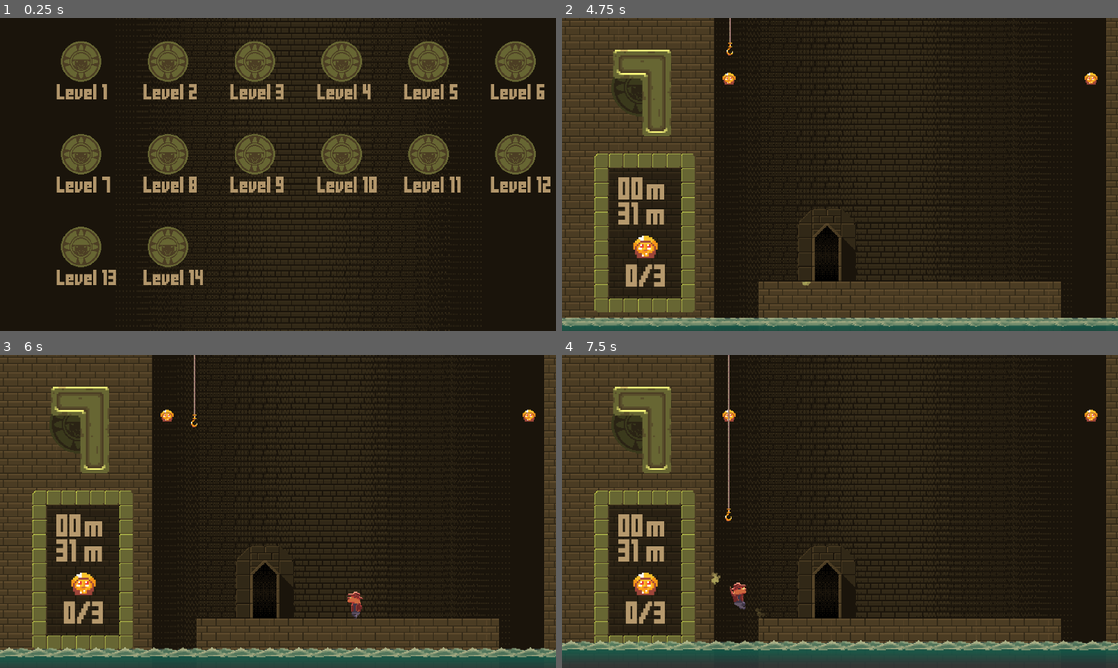
Above: before the commit, frames 1-4 (two rows, left to right).
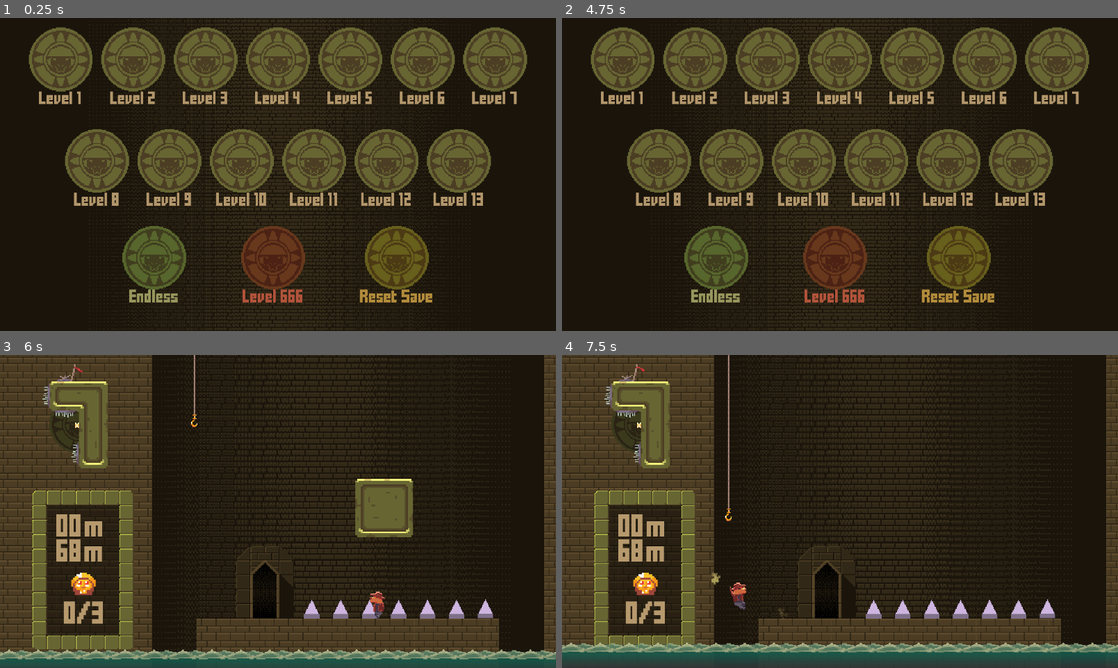
Above: after the commit, the same moments.

Repository: The-First-Pancake/gmtk-game-jam-2024
Game: Godot game, scene res://Levels/LevelSelect.tscn
The game is run twice, just before and just after one commit, with the same random seed, the same clock (stepped at 60 frames per second) and the same inputs. The engine's default icon, where the game draws it, is replaced by a stand-in: a white triangle on a blue panel in a dark square. Sound files missing from this copy of the repository are replaced by a short silence.
Inputs (mouse positions are in pixels of both pictures, inside the frame that each line leads up to):
- Up to frame 1 (0.25 s): no input
- Up to frame 2 (4.75 s): tap Enter at 0.5 s; move the mouse to (645, 61) at 0.52 s; press the mouse at (645, 61) at 0.53 s; hold Right (move_right) 0.53-2.03 s; tap Space (jump) at 0.77, 1.52, 3.02, 3.77, 4.52 s; move the mouse to (639, 86) at 1.27 s; release the mouse at (639, 86) at 1.28 s; click (639, 86) at 1.35 s; move the mouse to (895, 105) at 2.02 s; press the mouse at (895, 105) at 2.03 s; hold Left (move_left) 2.03-2.78 s; right-click (895, 105) at 2.1 s; move the mouse to (812, 237) at 2.77 s; release the mouse at (812, 237) at 2.78 s; hold Right (move_right) 2.78-4.28 s; click (812, 237) at 2.85 s; move the mouse to (1006, 221) at 3.52 s; press the mouse at (1006, 221) at 3.53 s; tap Escape (ui_cancel) at 4.15 s; move the mouse to (728, 61) at 4.27 s; release the mouse at (728, 61) at 4.28 s; hold Left (move_left) from 4.28 s (still down); right-click (728, 61) at 4.35 s; click (728, 61) at 4.55 s
- Up to frame 3 (6 s): tap P (skip_level, bound only after the commit) at 4.9 s; move the mouse to (305, 511) at 5.02 s; release Left (move_left) at 5.03 s; press the mouse at (305, 511) at 5.03 s; hold Right (move_right) 5.03-5.78 s; move the mouse to (194, 433) at 5.77 s; release the mouse at (194, 433) at 5.78 s; hold Left (move_left) from 5.78 s (still down); click (194, 433) at 5.85 s
- Up to frame 4 (7.5 s): tap Space (jump) at 6.02, 6.77 s; move the mouse to (962, 495) at 6.52 s; press the mouse at (962, 495) at 6.53 s; right-click (962, 495) at 6.6 s; move the mouse to (728, 527) at 7.27 s; release Left (move_left) at 7.28 s; release the mouse at (728, 527) at 7.28 s; hold Right (move_right) from 7.28 s (still down); click (728, 527) at 7.35 s

The runs differ from the first frame. In frame 1, 36% of the frame differs, in the area x 5-99%, y 0-100%; in frame 2, 57%, in the area x 0-100%, y 0-100%; in frame 3, 7.0%; in frame 4, 5.0%.
Error after the commit: Invalid access to property or key 'idols_collected' on a base object of type 'previously freed'. (res://Scripts/GameManager.gd:63)

Commit message:
Game Save System and level select re-write

Diff:
--- /dev/null
+++ b/Levels/Game Saves/GameSave.gd
@@ -0,0 +1,29 @@
+class_name GameSave
+extends Resource
+
+@export var levels_complete: Array[LevelCompleteData] = []
+@export var endless_high_score: int = 0
+
+func is_level_complete(level: PackedScene) -> bool:
+	for level_data: LevelCompleteData in levels_complete:
+		if level_data.level == level:
+			return true
+	return false
+
+func how_many_idols(level: PackedScene) -> int:
+	for level_data: LevelCompleteData in levels_complete:
+		if level_data.level == level:
+			return level_data.idols
+	return 0
+
+func complete_level(level: PackedScene, idols: int) -> void:
+	for level_data: LevelCompleteData in levels_complete:
+		if level_data.level == level:
+			level_data.idols = max(level_data.idols, idols)
+			return
+
+	var new_level_data: LevelCompleteData = LevelCompleteData.new()
+	new_level_data.level = level
+	new_level_data.idols = idols
+
+	levels_complete.append(new_level_data)
--- /dev/null
+++ b/Levels/Game Saves/LevelCompeteData.gd
@@ -0,0 +1,5 @@
+class_name LevelCompleteData
+extends Resource
+
+@export var level: PackedScene
+@export var idols: int
--- /dev/null
+++ b/Levels/Game Saves/Starting_Save.tres
@@ -0,0 +1,6 @@
+[gd_resource type="Resource" script_class="GameSave" load_steps=2 format=3 uid="uid://c6sx65edmv72k"]
+
+[ext_resource type="Script" path="res://Levels/Game Saves/GameSave.gd" id="1_1uafu"]
+
+[resource]
+script = ExtResource("1_1uafu")
--- a/Levels/LevelSelect.tscn
+++ b/Levels/LevelSelect.tscn
@@ -1,28 +1,187 @@
-[gd_scene load_steps=5 format=3 uid="uid://dkkns7jwrd842"]
+[gd_scene load_steps=17 format=3 uid="uid://dkkns7jwrd842"]
 
 [ext_resource type="Script" path="res://Scripts/LevelSelect.gd" id="1_7k26d"]
 [ext_resource type="Texture2D" uid="uid://bqfeqtdw7xcxo" path="res://Art/Sprites/Backgrounds/background.png" id="1_24j1o"]
 [ext_resource type="PackedScene" uid="uid://b3q4i4rqf26xp" path="res://Prefabs/LevelWeenie.tscn" id="3_66fh1"]
+[ext_resource type="PackedScene" uid="uid://7amxmfedeq7u" path="res://Levels/World1/temple_66_hell.tscn" id="4_ptxlh"]
+[ext_resource type="Script" path="res://Levels/Reset_Save.gd" id="5_14hdt"]
+[ext_resource type="Texture2D" uid="uid://cm1bxb5y7kb" path="res://Art/Sprites/UI/ui_throbber.png" id="6_gtpwf"]
+[ext_resource type="FontFile" uid="uid://ck4uibtfurjl4" path="res://Fonts/FFFFORWA.TTF" id="7_rccux"]
+[ext_resource type="Texture2D" uid="uid://cra8a72oqq7vi" path="res://Art/Sprites/Idol.png" id="8_fxcsu"]
+[ext_resource type="Texture2D" uid="uid://dcxkuua4cd4st" path="res://Art/Sprites/fire_small.png" id="9_wrau7"]
 
 [sub_resource type="CanvasItemMaterial" id="CanvasItemMaterial_pwuex"]
 light_mode = 1
 
-[node name="LevelSelect" type="Node2D"]
-position = Vector2(11, -5)
+[sub_resource type="LabelSettings" id="LabelSettings_d7721"]
+font = ExtResource("7_rccux")
+font_size = 35
+font_color = Color(0.7, 0.588, 0.42, 1)
+
+[sub_resource type="AtlasTexture" id="AtlasTexture_8is8u"]
+atlas = ExtResource("9_wrau7")
+region = Rect2(0, 0, 3, 6)
+
+[sub_resource type="AtlasTexture" id="AtlasTexture_udlu0"]
+atlas = ExtResource("9_wrau7")
+region = Rect2(3, 0, 3, 6)
+
+[sub_resource type="AtlasTexture" id="AtlasTexture_deems"]
+atlas = ExtResource("9_wrau7")
+region = Rect2(6, 0, 3, 6)
+
+[sub_resource type="AtlasTexture" id="AtlasTexture_auh6p"]
+atlas = ExtResource("9_wrau7")
+region = Rect2(9, 0, 3, 6)
+
+[sub_resource type="SpriteFrames" id="SpriteFrames_8jjmw"]
+animations = [{
+"frames": [{
+"duration": 1.0,
+"texture": SubResource("AtlasTexture_8is8u")
+}, {
+"duration": 1.0,
+"texture": SubResource("AtlasTexture_udlu0")
+}, {
+"duration": 1.0,
+"texture": SubResource("AtlasTexture_deems")
+}, {
+"duration": 1.0,
+"texture": SubResource("AtlasTexture_auh6p")
+}],
+"loop": true,
+"name": &"default",
+"speed": 7.0
+}]
+
+[node name="LevelSelect" type="Control"]
+layout_mode = 3
+anchors_preset = 15
+anchor_right = 1.0
+anchor_bottom = 1.0
+grow_horizontal = 2
+grow_vertical = 2
 script = ExtResource("1_7k26d")
 weenie_prefab = ExtResource("3_66fh1")
 
-[node name="Parallax2D" type="Parallax2D" parent="."]
-z_index = -4096
-scroll_scale = Vector2(0.5, 0.5)
-
-[node name="Background" type="TextureRect" parent="Parallax2D"]
+[node name="Background" type="TextureRect" parent="."]
 texture_filter = 1
 material = SubResource("CanvasItemMaterial_pwuex")
-offset_left = -1861.0
-offset_top = -1245.0
-offset_right = 72.0
-offset_bottom = -505.0
-scale = Vector2(3, 5)
+layout_mode = 1
+anchors_preset = 15
+anchor_right = 1.0
+anchor_bottom = 1.0
+offset_left = -36.0
+offset_top = -22.0
+offset_right = -1316.0
+offset_bottom = -742.0
+grow_horizontal = 2
+grow_vertical = 2
+scale = Vector2(3.125, 3.125)
 texture = ExtResource("1_24j1o")
 stretch_mode = 1
+
+[node name="MarginContainer" type="MarginContainer" parent="."]
+layout_mode = 1
+anchors_preset = 15
+anchor_right = 1.0
+anchor_bottom = 1.0
+grow_horizontal = 2
+grow_vertical = 2
+theme_override_constants/margin_left = 50
+theme_override_constants/margin_top = 50
+theme_override_constants/margin_right = 50
+theme_override_constants/margin_bottom = 50
+
+[node name="HBoxContainer" type="VBoxContainer" parent="MarginContainer"]
+layout_mode = 2
+
+[node name="Weenie Container" type="HFlowContainer" parent="MarginContainer/HBoxContainer"]
+unique_name_in_owner = true
+layout_mode = 2
+size_flags_horizontal = 3
+theme_override_constants/h_separation = 30
+theme_override_constants/v_separation = 20
+alignment = 1
+
+[node name="VBoxContainer" type="HBoxContainer" parent="MarginContainer/HBoxContainer"]
+layout_mode = 2
+theme_override_constants/separation = 190
+alignment = 1
+
+[node name="LevelWeenie" parent="MarginContainer/HBoxContainer/VBoxContainer" instance=ExtResource("3_66fh1")]
+modulate = Color(0.84375, 1, 0.868164, 1)
+layout_mode = 2
+override_text = "Endless"
+
+[node name="LevelWeenie2" parent="MarginContainer/HBoxContainer/VBoxContainer" instance=ExtResource("3_66fh1")]
+modulate = Color(1, 0.550781, 0.550781, 1)
+layout_mode = 2
+scene_to_load = ExtResource("4_ptxlh")
+override_text = "Level 666"
+
+[node name="LevelWeenie3" type="VBoxContainer" parent="MarginContainer/HBoxContainer/VBoxContainer"]
+modulate = Color(1, 0.92981, 0.550781, 1)
+custom_minimum_size = Vector2(220, 330)
+layout_mode = 2
+script = ExtResource("5_14hdt")
+
+[node name="Level Icon" type="TextureRect" parent="MarginContainer/HBoxContainer/VBoxContainer/LevelWeenie3"]
+custom_minimum_size = Vector2(220, 220)
+layout_mode = 2
+texture = ExtResource("6_gtpwf")
+stretch_mode = 5
+
+[node name="Level Title" type="Label" parent="MarginContainer/HBoxContainer/VBoxContainer/LevelWeenie3"]
+layout_mode = 2
+text = "Reset Save"
+label_settings = SubResource("LabelSettings_d7721")
+horizontal_alignment = 1
+
+[node name="HBoxContainer" type="HBoxContainer" parent="MarginContainer/HBoxContainer/VBoxContainer/LevelWeenie3"]
+custom_minimum_size = Vector2(0, 52)
+layout_mode = 2
+theme_override_constants/separation = 25
+alignment = 1
+
+[node name="Idol 1" type="TextureRect" parent="MarginContainer/HBoxContainer/VBoxContainer/LevelWeenie3/HBoxContainer"]
+visible = false
+layout_mode = 2
+texture = ExtResource("8_fxcsu")
+expand_mode = 2
+stretch_mode = 4
+
+[node name="Idol 2" type="TextureRect" parent="MarginContainer/HBoxContainer/VBoxContainer/LevelWeenie3/HBoxContainer"]
+visible = false
+layout_mode = 2
+texture = ExtResource("8_fxcsu")
+expand_mode = 2
+stretch_mode = 4
+
+[node name="Idol 3" type="TextureRect" parent="MarginContainer/HBoxContainer/VBoxContainer/LevelWeenie3/HBoxContainer"]
+visible = false
+layout_mode = 2
+texture = ExtResource("8_fxcsu")
+expand_mode = 2
+stretch_mode = 4
+
+[node name="CompletedFlames" type="Node2D" parent="MarginContainer/HBoxContainer/VBoxContainer/LevelWeenie3"]
+visible = false
+
+[node name="flame" type="AnimatedSprite2D" parent="MarginContainer/HBoxContainer/VBoxContainer/LevelWeenie3/CompletedFlames"]
+position = Vector2(87.1429, 101.429)
+scale = Vector2(3.15, 3.15)
+sprite_frames = SubResource("SpriteFrames_8jjmw")
+autoplay = "default"
+frame_progress = 0.832069
+
+[node name="flame2" type="AnimatedSprite2D" parent="MarginContainer/HBoxContainer/VBoxContainer/LevelWeenie3/CompletedFlames"]
+position = Vector2(132.857, 101.429)
+scale = Vector2(3.15, 3.15)
+sprite_frames = SubResource("SpriteFrames_8jjmw")
+autoplay = "default"
+frame_progress = 0.601985
+
+[connection signal="gui_input" from="MarginContainer/HBoxContainer/VBoxContainer/LevelWeenie3" to="MarginContainer/HBoxContainer/VBoxContainer/LevelWeenie3" method="_on_gui_input"]
+[connection signal="mouse_entered" from="MarginContainer/HBoxContainer/VBoxContainer/LevelWeenie3" to="MarginContainer/HBoxContainer/VBoxContainer/LevelWeenie3" method="_on_mouse_entered"]
+[connection signal="mouse_exited" from="MarginContainer/HBoxContainer/VBoxContainer/LevelWeenie3" to="MarginContainer/HBoxContainer/VBoxContainer/LevelWeenie3" method="_on_mouse_exited"]
--- /dev/null
+++ b/Levels/Reset_Save.gd
@@ -0,0 +1,20 @@
+extends VBoxContainer
+
+
+
+
+
+func _on_gui_input(event: InputEvent) -> void:
+	if event.is_action_pressed("drop_block"):
+		GameManager.setup_new_save()
+		get_tree().reload_current_scene()
+
+func _on_mouse_entered() -> void:
+	modulate.r /= 2
+	modulate.g /= 2
+	modulate.b /= 2
+
+func _on_mouse_exited() -> void:
+	modulate.r *= 2
+	modulate.g *= 2
+	modulate.b *= 2
--- a/Prefabs/LevelWeenie.tscn
+++ b/Prefabs/LevelWeenie.tscn
@@ -6,12 +6,9 @@
 [ext_resource type="Texture2D" uid="uid://cra8a72oqq7vi" path="res://Art/Sprites/Idol.png" id="4_55eog"]
 [ext_resource type="Texture2D" uid="uid://dcxkuua4cd4st" path="res://Art/Sprites/fire_small.png" id="5_mawvm"]
 
-[sub_resource type="CircleShape2D" id="CircleShape2D_cat1a"]
-radius = 98.0204
-
 [sub_resource type="LabelSettings" id="LabelSettings_d7721"]
 font = ExtResource("3_1r1pr")
-font_size = 60
+font_size = 35
 font_color = Color(0.7, 0.588, 0.42, 1)
 
 [sub_resource type="AtlasTexture" id="AtlasTexture_8is8u"]
@@ -50,62 +47,69 @@
 "speed": 7.0
 }]
 
-[node name="LevelWeenie" type="Area2D"]
-visible = false
+[node name="LevelWeenie" type="VBoxContainer"]
+custom_minimum_size = Vector2(220, 330)
+offset_right = 220.0
+offset_bottom = 329.0
 scale = Vector2(0.7, 0.7)
 script = ExtResource("1_13nni")
 
-[node name="CollisionShape2D" type="CollisionShape2D" parent="."]
-shape = SubResource("CircleShape2D_cat1a")
+[node name="Level Icon" type="TextureRect" parent="."]
+custom_minimum_size = Vector2(220, 220)
+layout_mode = 2
+texture = ExtResource("2_u6lqa")
+stretch_mode = 5
 
-[node name="Sprite2D" type="Sprite2D" parent="."]
-scale = Vector2(3.125, 3.125)
-texture = ExtResource("2_u6lqa")
-
-[node name="IdolUI" type="Label" parent="."]
-offset_left = -120.0
-offset_top = 120.0
-offset_right = 135.0
-offset_bottom = 258.0
+[node name="Level Title" type="Label" parent="."]
+layout_mode = 2
 text = "Level 1"
 label_settings = SubResource("LabelSettings_d7721")
 horizontal_alignment = 1
 
-[node name="Idol 1" type="Sprite2D" parent="."]
+[node name="HBoxContainer" type="HBoxContainer" parent="."]
+custom_minimum_size = Vector2(0, 52)
+layout_mode = 2
+theme_override_constants/separation = 25
+alignment = 1
+
+[node name="Idol 1" type="TextureRect" parent="HBoxContainer"]
 visible = false
-position = Vector2(-58.125, 231.312)
-scale = Vector2(3.125, 3.125)
+layout_mode = 2
 texture = ExtResource("4_55eog")
+expand_mode = 2
+stretch_mode = 4
 
-[node name="Idol 2" type="Sprite2D" parent="."]
+[node name="Idol 2" type="TextureRect" parent="HBoxContainer"]
 visible = false
-position = Vector2(-2.125, 231.312)
-scale = Vector2(3.125, 3.125)
+layout_mode = 2
 texture = ExtResource("4_55eog")
+expand_mode = 2
+stretch_mode = 4
 
-[node name="Idol 3" type="Sprite2D" parent="."]
+[node name="Idol 3" type="TextureRect" parent="HBoxContainer"]
 visible = false
-position = Vector2(50.875, 231.312)
-scale = Vector2(3.125, 3.125)
+layout_mode = 2
 texture = ExtResource("4_55eog")
+expand_mode = 2
+stretch_mode = 4
 
 [node name="CompletedFlames" type="Node2D" parent="."]
 visible = false
 
 [node name="flame" type="AnimatedSprite2D" parent="CompletedFlames"]
-position = Vector2(-18, -4)
+position = Vector2(87.1429, 101.429)
 scale = Vector2(3.15, 3.15)
 sprite_frames = SubResource("SpriteFrames_8jjmw")
 autoplay = "default"
 frame_progress = 0.832069
 
 [node name="flame2" type="AnimatedSprite2D" parent="CompletedFlames"]
-position = Vector2(19, -4)
+position = Vector2(132.857, 101.429)
 scale = Vector2(3.15, 3.15)
 sprite_frames = SubResource("SpriteFrames_8jjmw")
 autoplay = "default"
 frame_progress = 0.601985
 
-[connection signal="input_event" from="." to="." method="on_collision_input_event"]
+[connection signal="gui_input" from="." to="." method="_on_gui_input"]
 [connection signal="mouse_entered" from="." to="." method="_on_mouse_entered"]
 [connection signal="mouse_exited" from="." to="." method="_on_mouse_exited"]
--- a/Scripts/GameManager.gd
+++ b/Scripts/GameManager.gd
@@ -4,14 +4,7 @@
 var entrance_door : Door = null
 var exit_door : Door = null
 
-var levels : Array[PackedScene]
-var current_level : int = 0
-var game_progress_state : Dictionary = {"max_level_reached" = 1,
-										"level_states" = []}
-
-func _ready() -> void:
-	levels = [
-		preload("res://Levels/LevelSelect.tscn"),
+@onready var levels : Array[PackedScene] = [
 		preload("res://Levels/World1/temple_1_intro.tscn"),
 		preload("res://Levels/World1/temple_2_spikes.tscn"),
 		preload("res://Levels/World1/temple_3_holds.tscn"),
@@ -25,8 +18,23 @@
 		preload("res://Levels/World1/temple_11_breaker_intro.tscn"),
 		preload("res://Levels/World1/temple_12_breaker_dropper.tscn"),
 		preload("res://Levels/World1/temple_13_reverse_breaker.tscn"),
-		preload("res://Levels/World1/temple_66_hell.tscn")
 	]
+
+var current_level : PackedScene = null
+var game_progress_state : Dictionary = {"max_level_reached" = 1,
+										"level_states" = []}
+
+var level_select_scene: PackedScene = preload("uid://dkkns7jwrd842")
+const SAVE_PATH: String = "user://save.tres"
+var current_save: GameSave = null
+
+func _ready() -> void:
+	if ResourceLoader.exists(SAVE_PATH):
+		current_save = ResourceLoader.load(SAVE_PATH) as GameSave
+		print(current_save.endless_high_score)
+	else:
+		setup_new_save()
+
 	for level in levels:
 		var level_dictionary_default : Dictionary = {
 			"completed" = false,
@@ -36,13 +44,15 @@
 
 # Called every frame. 'delta' is the elapsed time since the previous frame.
 func _process(delta: float) -> void:
+	if Input.is_action_just_pressed("skip_level"):
+		level_complete()
 	if Input.is_action_just_pressed("restart"):
 		get_tree().reload_current_scene()
 	if Input.is_action_just_pressed("ui_cancel"):
 		if get_tree().current_scene.name == "LevelSelect":
 			get_tree().quit()
 		else:
-			load_level(0)
+			load_level_from_packed(level_select_scene)
 	if Input.is_action_just_pressed("fullscreen"):
 		if DisplayServer.window_get_mode() == DisplayServer.WINDOW_MODE_FULLSCREEN:
 			DisplayServer.window_set_mode(DisplayServer.WINDOW_MODE_WINDOWED)
@@ -50,18 +60,18 @@
 			DisplayServer.window_set_mode(DisplayServer.WINDOW_MODE_FULLSCREEN)
 
 func level_complete() -> void:
-	game_progress_state['level_states'][current_level]['completed'] = true
-	game_progress_state['level_states'][current_level]['idols'] = player.idols_collected
-	load_next_scene()
+	current_save.complete_level(current_level, player.idols_collected)
+	save_game()
+	load_level_from_packed(level_select_scene)
 
-func load_level(idx : int) -> void:
-	if (idx >= levels.size()):
-		idx = 0 # always go back to level selected if end reached
-	current_level = idx;
-	get_tree().change_scene_to_packed(levels[idx])
+func load_level_from_packed(scene: PackedScene) -> void:
+	current_level = scene
+	get_tree().change_scene_to_packed(scene)
 
-func load_next_scene() -> void:
-	current_level += 1
-	if (current_level > game_progress_state["max_level_reached"]):
-		game_progress_state["max_level_reached"] = current_level
-	load_level(current_level)
+func setup_new_save() -> void:
+	print("Resetting Save")
+	current_save = load("uid://c6sx65edmv72k")
+	save_game()
+
+func save_game() -> void:
+	ResourceSaver.save(current_save, SAVE_PATH)
--- a/Scripts/LevelSelect.gd
+++ b/Scripts/LevelSelect.gd
@@ -1,22 +1,16 @@
 class_name LevelSelect
-extends Node2D
+extends Control
 
 @export var weenie_prefab : PackedScene
+@onready var weenie_container: HFlowContainer = %"Weenie Container"
 
-const weenie_size_x : int = 300
-const weenie_size_y : int = 320
 
 # Called when the node enters the scene tree for the first time.
 func _ready() -> void:
-	for i in GameManager.levels.size():
-		if (i != 0):
+	var i: int = 0
+	for level: PackedScene in GameManager.levels:
 			var spawned_obj : LevelWeenie = weenie_prefab.instantiate() as LevelWeenie
+			i += 1
 			spawned_obj.level_idx = i
-			add_child(spawned_obj)
-			var x_pos : int = int(weenie_size_x * ((i -1) % 6)) + 280
-			var y_pos : int = ((i - 1) / 6) * weenie_size_y + 150
-			spawned_obj.global_position = Vector2(x_pos, y_pos)
-
-# Called every frame. 'delta' is the elapsed time since the previous frame.
-func _process(delta: float) -> void:
-	pass
+			spawned_obj.scene_to_load = level
+			weenie_container.add_child(spawned_obj)
--- a/Scripts/LevelWeenie.gd
+++ b/Scripts/LevelWeenie.gd
@@ -1,25 +1,40 @@
 class_name LevelWeenie
-extends Area2D
+extends Control
 
 var level_idx : int = 1;
+
+@export var scene_to_load: PackedScene
+@export var override_text: String = ""
+
+@onready var idol_1: TextureRect = $"HBoxContainer/Idol 1"
+@onready var idol_2: TextureRect = $"HBoxContainer/Idol 2"
+@onready var idol_3: TextureRect = $"HBoxContainer/Idol 3"
+
+@onready var level_title: Label = $"Level Title"
+@onready var completed_flames: Node2D = $CompletedFlames
+
 
 # Called when the node enters the scene tree for the first time.
 func _ready() -> void:
 	if true: #(GameManager.game_progress_state['max_level_reached'] >= level_idx):
 		show()
-	$IdolUI.text = "Level " + str(level_idx)
-	if (GameManager.game_progress_state['level_states'][level_idx]['completed']):
-		$CompletedFlames.show()
-	var idols_collected : int = GameManager.game_progress_state['level_states'][level_idx]['idols']
+	if override_text != "":
+		level_title.text = override_text
+	else:
+		level_title.text = "Level " + str(level_idx)
+
+	if (GameManager.current_save.is_level_complete(scene_to_load)):
+		completed_flames.show()
+	var idols_collected : int = GameManager.current_save.how_many_idols(scene_to_load)
 	if (idols_collected >= 1):
-		$"Idol 1".show()
+		idol_1.show()
 	if (idols_collected >= 2):
-		$"Idol 1".show()
-		$"Idol 2".show()
+		idol_1.show()
+		idol_2.show()
 	if (idols_collected >= 3):
-		$"Idol 1".show()
-		$"Idol 2".show()
-		$"Idol 3".show()
+		idol_1.show()
+		idol_2.show()
+		idol_3.show()
 
 	pass # Replace with function body.
 
@@ -27,9 +42,6 @@
 func _process(delta: float) -> void:
 	pass
 
-func on_collision_input_event(viewport: Node, event: InputEvent, shape_idx: int) -> void:
-	if Input.is_action_just_pressed("drop_block"):
-			GameManager.load_level(level_idx)
 
 func _on_mouse_entered() -> void:
 	modulate.r /= 2
@@ -40,3 +52,8 @@
 	modulate.r *= 2
 	modulate.g *= 2
 	modulate.b *= 2
+
+
+func _on_gui_input(event: InputEvent) -> void:
+	if event.is_action_pressed("drop_block"):
+		GameManager.load_level_from_packed(scene_to_load)
--- a/project.godot
+++ b/project.godot
@@ -110,6 +110,11 @@
 "events": [Object(InputEventKey,"resource_local_to_scene":false,"resource_name":"","device":-1,"window_id":0,"alt_press …(192 unchanged characters)…
 ]
 }
+skip_level={
+"deadzone": 0.5,
+"events": [Object(InputEventKey,"resource_local_to_scene":false,"resource_name":"","device":-1,"window_id":0,"alt_pressed":false,"shift_pressed":false,"ctrl_pressed":false,"meta_pressed":false,"pressed":false,"keycode":0,"physical_keycode":80,"key_label":0,"unicode":112,"location":0,"echo":false,"script":null)
+]
+}
 
 [layer_names]
 
Not shown: 1 places in Prefabs/LevelWeenie.tscn that only renumber resources
